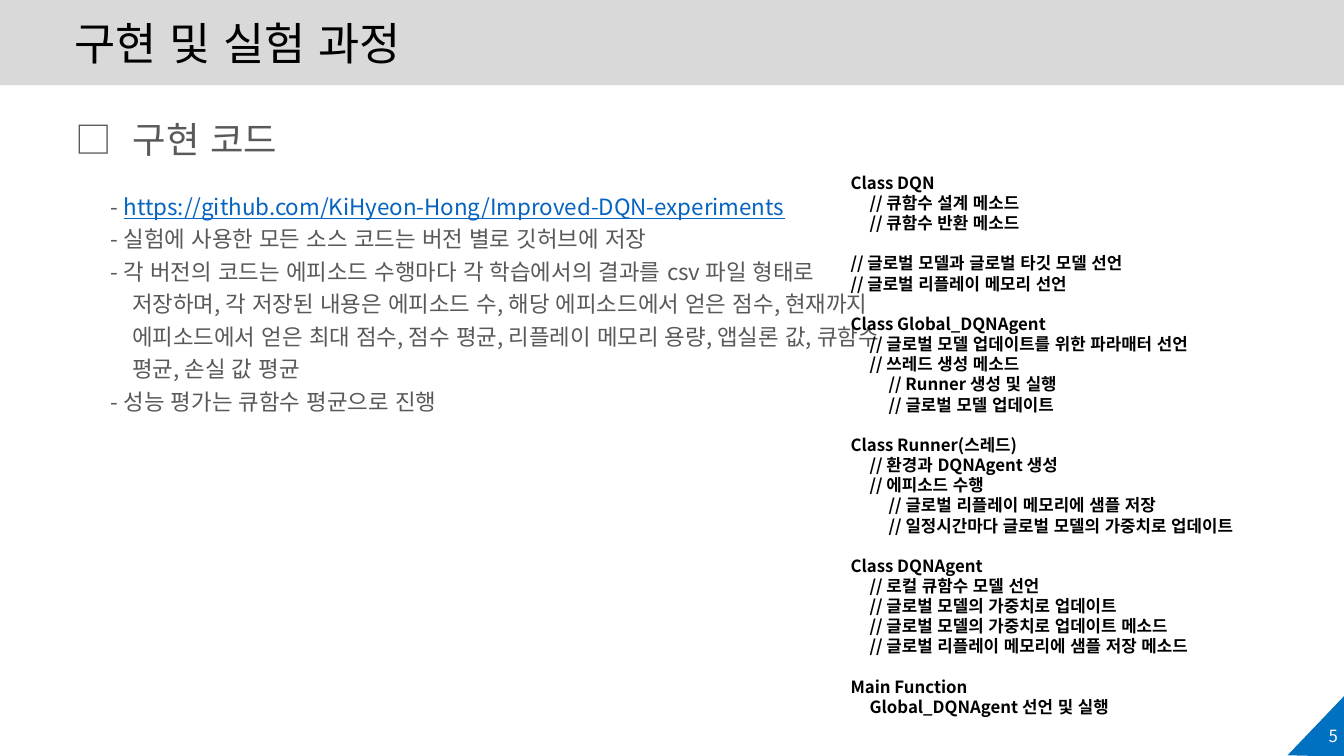
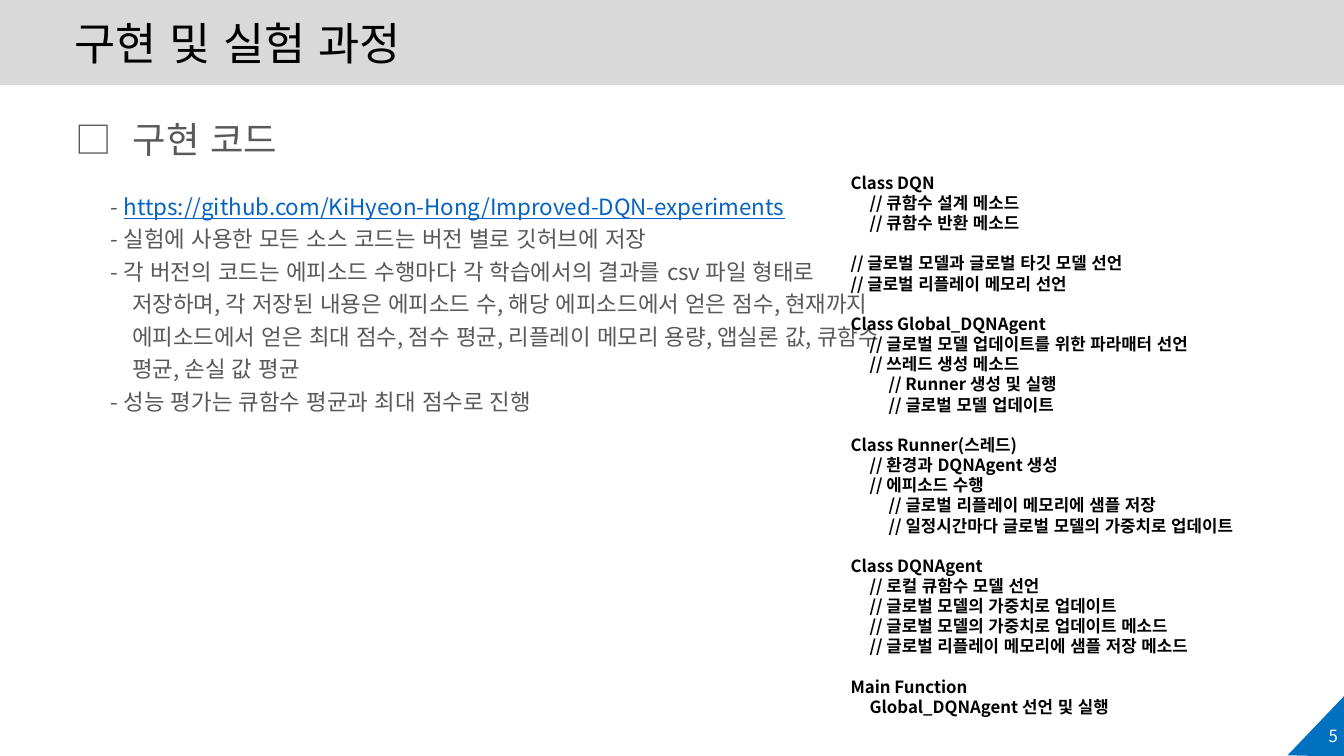
Before and after one commit to KiHyeon-Hong/Improved_DQN_experiments, a slide deck: slide 5 of v1.0-202140090-홍기현-기말 프로젝트.pptx. Drawn at 1344x756 pixels with LibreOffice and Linux fonts; fonts in the diff are those of the drawing; background and template pictures are left out. Boxes give left, top, right and bottom in pixels: in the first picture for what was removed or moved away, otherwise in the second. Text is boxed around its words. In the diff, an @@ line names an element or a change of style, - is before the commit and + after.

```diff
--- a/v1.0-202140090-홍기현-기말 프로젝트.pptx
+++ b/v1.0-202140090-홍기현-기말 프로젝트.pptx
@@ text at <box>124,391,531,412</box>: text changed @@
-- 성능 평가는 큐함수 평균으로 진행
+- 성능 평가는 큐함수 평균과 최대 점수로 진행
```
Also in this commit, not shown: 8 other slides changed.
